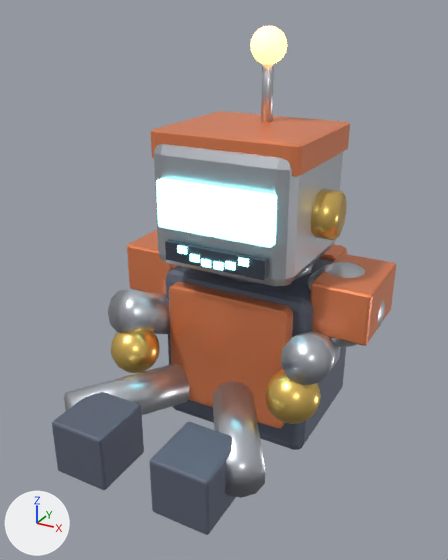
The glTF model assets/driver_robot.glb: old version first, new version second.
Rendered twice from a camera (50 mm lens) standing at (0.986, -2.059, 1.422) and looking at (0.013, -0.29, 0.538). Lighting does not change. The marker at lower left points along +X, +Y and +Z. The older version comes first. Where no turn or scale is listed for an object, it has been applied to the vertices. Vertices at exactly the same position are counted once.

Objects in the first picture: 'D_Chest', 'D_Glove', 'D_Glove.001', 'D_Head', 'D_HelmTop', 'D_Lower', 'D_Lower.001', 'D_MouthLED', 'D_Pad.001', 'D_Pupil', 'D_Pupil.001', 'D_Torso', 'D_Upper', 'D_Upper.001', 'D_Visor' and 10 more.
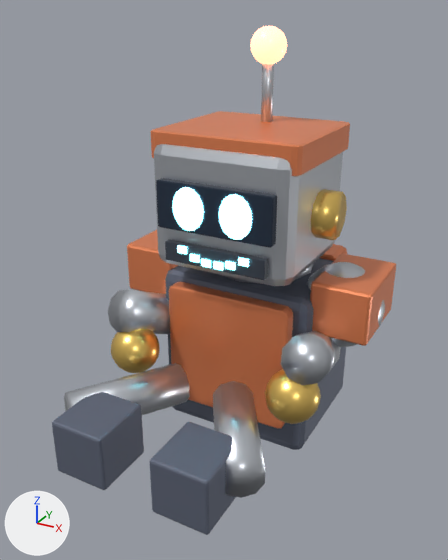
What differs and where, as boxes (x1, y1, x2, y2) in the pictures (448 x 560 px):
'D_Visor', recoloured (darker): (156, 178, 277, 248) in both
'D_Pupil.001', rescaled (25% wider, 27% taller): before (222, 199, 249, 235); after (218, 194, 252, 240)
'D_Pupil', rescaled (32% wider, 22% taller): before (176, 191, 200, 227); after (172, 187, 204, 231)

The edits, one by one:
In material 'VoltEye' (mat_volteye), emission_color goes from (0.35, 0.95, 1.0) (cyan #a0f9ff) to (0.25, 0.9, 1.0) (cyan #89f3ff).
In material 'VoltEye' (mat_volteye), emission_strength goes from 2.6 to 4.0.
Material 'VisorGlass' (mat_visorglass) is new.
Its base color is (0.025, 0.04, 0.07) (dark blue #2c384b).
Its metallic is 0.35.
Its roughness is 0.12.
me_d_pupil is used by ob_d_pupil; location (0.0, 0.0, 0.0).
me_d_pupil had 100 vertices, 196 faces and spanned x -0.1368..-0.0432, y -0.366..-0.342, z 0.738..0.862.
me_d_pupil now has 100 vertices, 196 faces and spans x -0.1508..-0.0292, y -0.366..-0.342, z 0.7225..0.8775.
me_d_pupil part 1: the whole mesh is scaled about its middle by (1.3, 1, 1.25).
me_d_pupil_001 is used by ob_d_pupil_001; location (0.0, 0.0, 0.0).
me_d_pupil_001 had 100 vertices, 196 faces and spanned x 0.0432..0.1368, y -0.366..-0.342, z 0.738..0.862.
me_d_pupil_001 now has 100 vertices, 196 faces and spans x 0.0292..0.1508, y -0.366..-0.342, z 0.7225..0.8775.
me_d_pupil_001 part 2: the whole mesh is scaled about its middle by (1.3, 1, 1.25).
me_cube_007 has 56 vertices, 108 faces and spans x -0.22..0.22, y -0.05..0.05, z -0.085..0.085.
me_cube_007 no longer uses material mat_eye (cyan #95f9ff, glowing cyan #95f9ff).
me_cube_007 gains material mat_visorglass (dark blue #2c384b).
